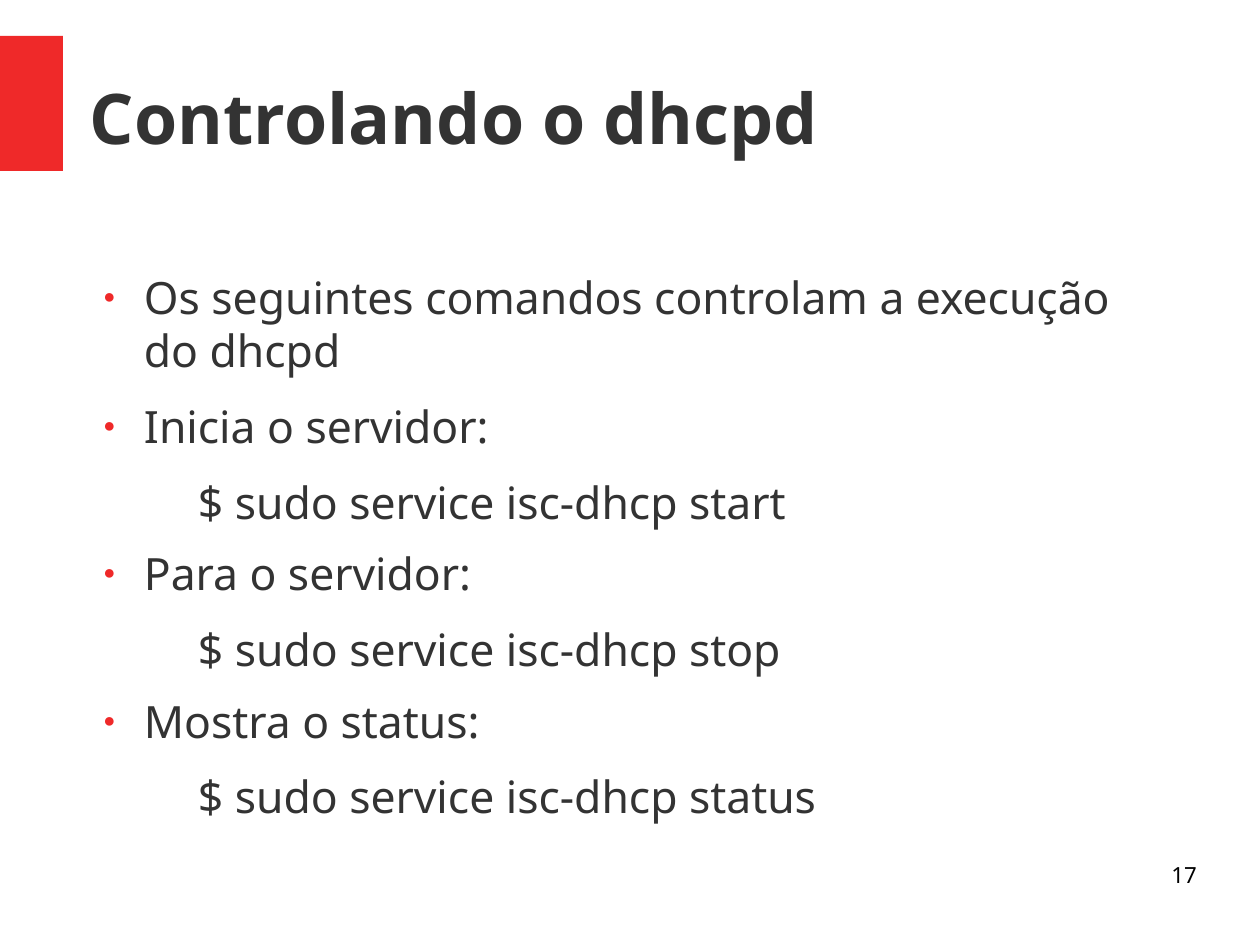
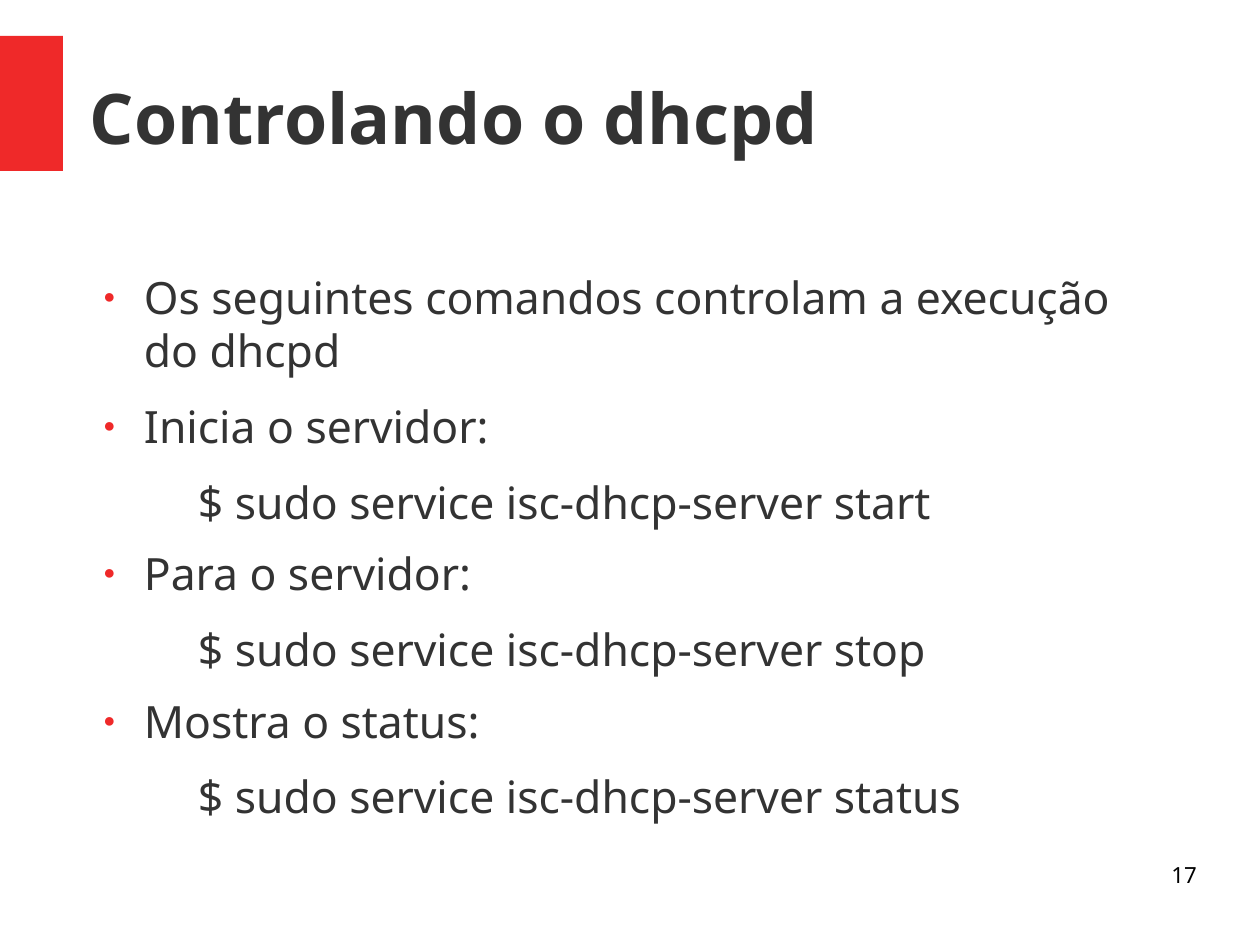
Before and after one commit to viniciusalveshax/aulas, a slide deck: slide 17 of adm-seg-redes/07-dhcp/07-dhcp.odp. Drawn at 1260x945 pixels with LibreOffice and Linux fonts; fonts in the diff are those of the drawing. Boxes give left, top, right and bottom in pixels: in the first picture for what was removed or moved away, otherwise in the second. Text is boxed around its words. In the diff, an @@ line names an element or a change of style, - is before the commit and + after.

Commit message:
Modificações menores na aula sobre dhcp

```diff
--- a/adm-seg-redes/07-dhcp/07-dhcp.odp
+++ b/adm-seg-redes/07-dhcp/07-dhcp.odp
@@ text at box(235, 485, 931, 530): text changed @@
-  $ sudo service isc-dhcp start
+  $ sudo service isc-dhcp-server start
@@ text at box(235, 632, 925, 677): text changed @@
-  $ sudo service isc-dhcp stop
+  $ sudo service isc-dhcp-server stop
@@ text at box(235, 779, 961, 824): text changed @@
-  $ sudo service isc-dhcp status
+  $ sudo service isc-dhcp-server status
```
Also in this commit, not shown: 3 other slides changed, 1 other file.
